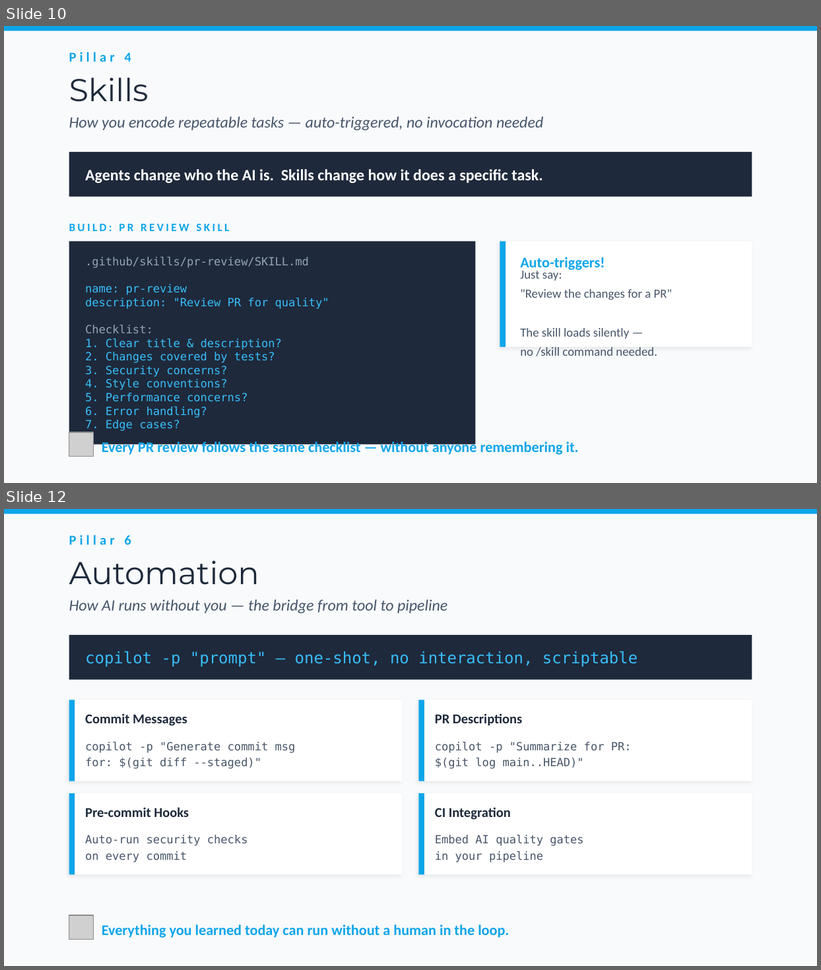
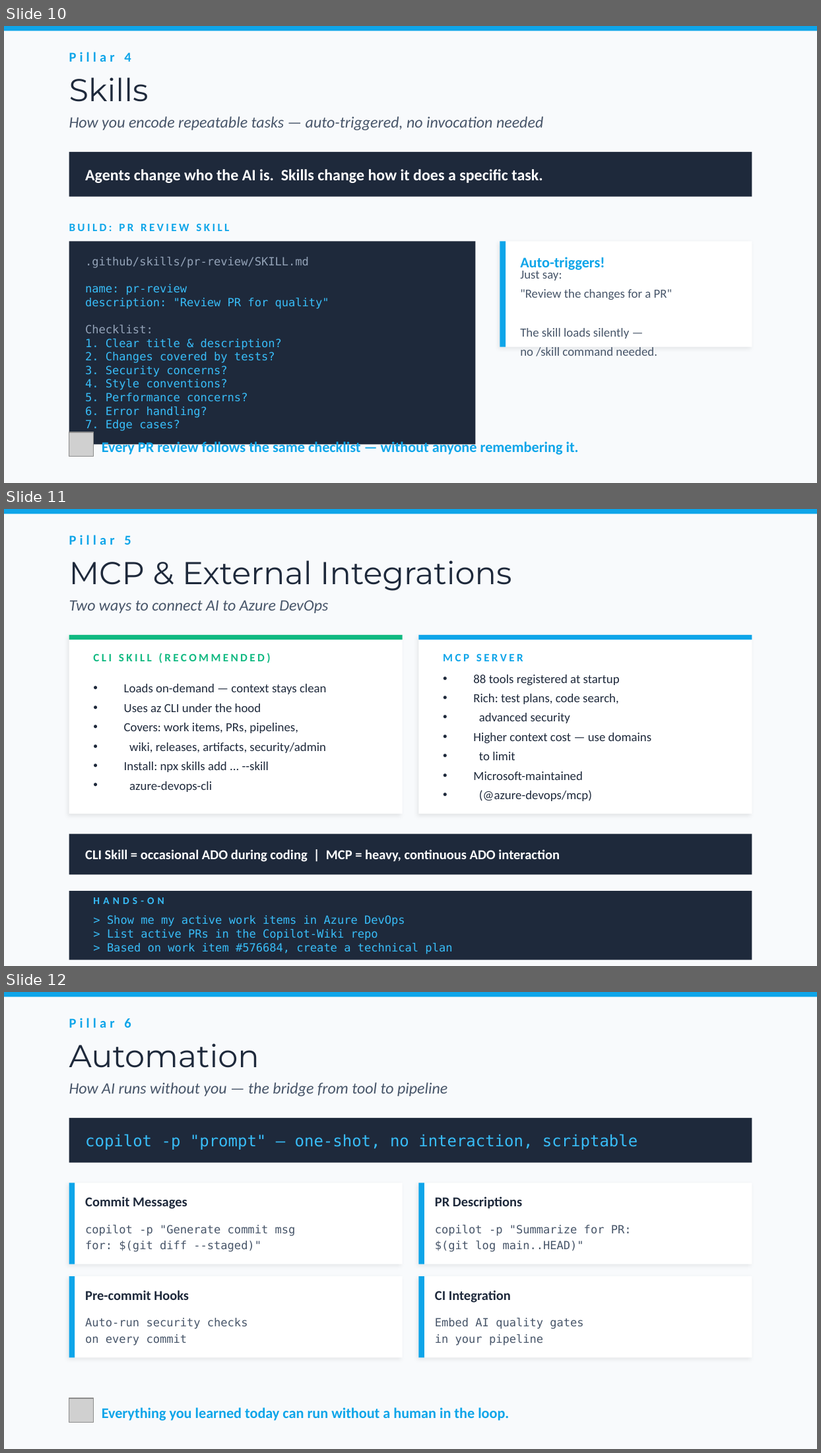
Before and after one commit to bubuding0809/copilot-cli-for-beginners, a slide deck: WORKSHOP-PRESENTATION.pptx. Shown one above the other, each under a label of ours: slides 10 and 12 before the commit, slides 10, 11 and 12 after it; the slides between them are not shown. The pictures are 821x970 and 821x1453 pixels, drawn with LibreOffice and Linux fonts; fonts in the diff are those of the drawing; grey boxes stand for pictures. Boxes give left, top, right and bottom in pixels: in the first picture for what was removed or moved away, otherwise in the second. Text is boxed around its words. In the diff, an @@ line names an element or a change of style, - is before the commit and + after.

```diff
--- a/WORKSHOP-PRESENTATION.pptx
+++ b/WORKSHOP-PRESENTATION.pptx
@@ slide 11 added at [4,509,817,966], background #F8FAFC @@
@@ rectangle added at [4,509,817,514], fill #0EA5E9 @@
@@ text added at [69,535,131,545], 12 pt, text #0EA5E9, bold @@
+Pillar 5
@@ text added at [69,560,512,591], 28 pt, text #1E293B @@
+MCP & External Integrations
@@ text added at [69,600,328,613], 14 pt, text #475569, italic @@
+Two ways to connect AI to Azure DevOps
@@ rectangle added at [69,635,403,814], fill #FFFFFF @@
@@ rectangle added at [69,635,403,640], fill #10B981 @@
@@ rectangle added at [418,635,752,814], fill #FFFFFF @@
@@ rectangle added at [418,635,752,640], fill #0EA5E9 @@
@@ text added at [93,653,271,663], 10 pt, text #10B981, bold @@
+CLI SKILL (RECOMMENDED)
@@ text added at [443,654,523,661], 10 pt, text #0EA5E9, bold @@
+MCP SERVER
@@ text added at [124,684,327,792], 11 pt, text #1E293B @@
+• Loads on-demand — context stays clean
+• Uses az CLI under the hood
+• Covers: work items, PRs, pipelines,
+• wiki, releases, artifacts, security/admin
+• Install: npx skills add ... --skill
+• azure-devops-cli
@@ text added at [473,675,652,801], 11 pt, text #1E293B @@
+• 88 tools registered at startup
+• Rich: test plans, code search,
+• advanced security
+• Higher context cost — use domains
+• to limit
+• Microsoft-maintained
+• (@azure-devops/mcp)
@@ rectangle added at [69,834,752,875], fill #1E293B @@
@@ text added at [85,850,560,862], 12 pt, text #FFFFFF, bold @@
+CLI Skill = occasional ADO during coding | MCP = heavy, continuous ADO interaction
@@ rectangle added at [69,891,752,960], fill #1E293B @@
@@ text added at [93,898,164,904], 9 pt, text #38BDF8, bold @@
+HANDS-ON
@@ text added at [107,916,452,955], 10 pt, text #38BDF8 @@
+> Show me my active work items in Azure DevOps
+> List active PRs in the Copilot-Wiki repo
+> Based on work item #576684, create a technical plan
```
Also in this commit, not shown: 5 slides changed, 1 slide removed, 3 other files.
